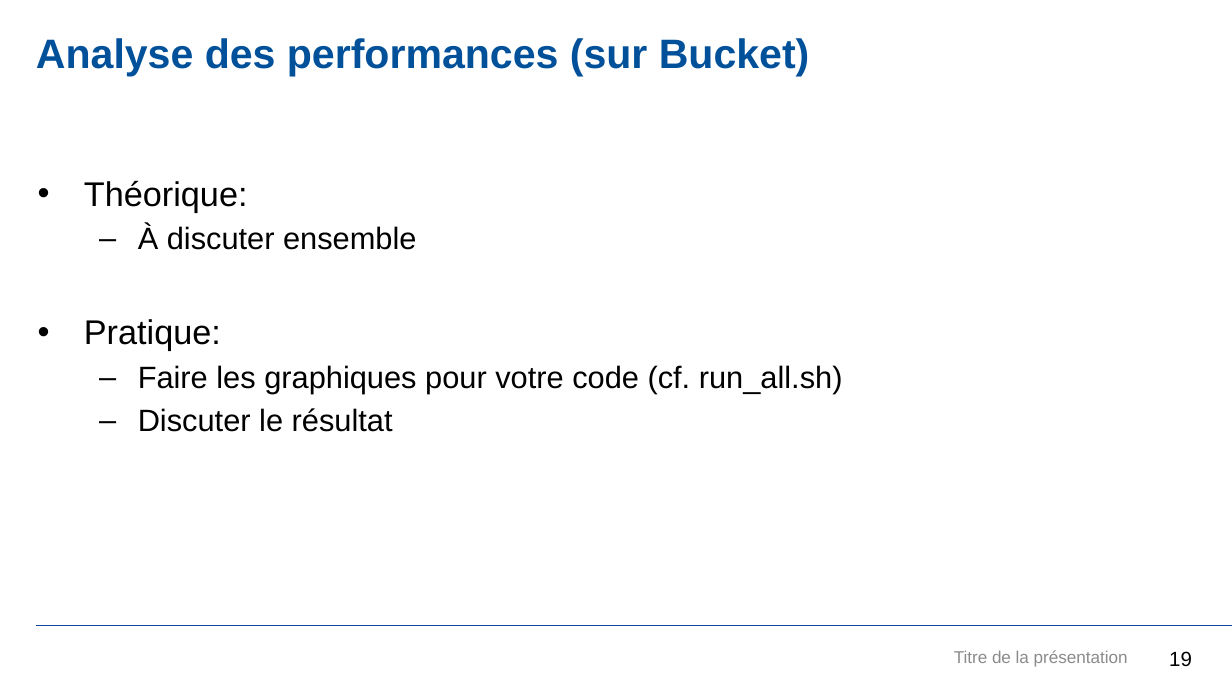
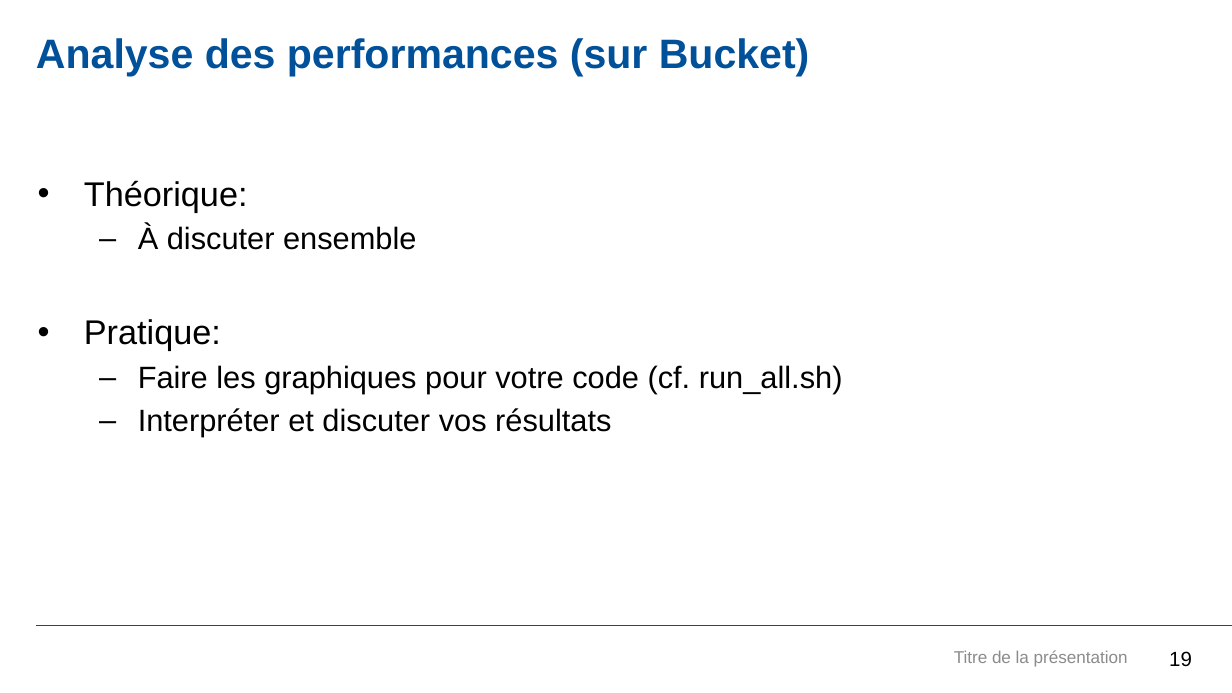
Before and after one commit to JDGaraudEnsta/OS202-2024, a slide deck: slide 19 of OS202.pptx. Drawn at 1232x693 pixels with LibreOffice and Linux fonts; fonts in the diff are those of the drawing; background and template pictures are left out. Boxes give left, top, right and bottom in pixels: in the first picture for what was removed or moved away, otherwise in the second. Text is boxed around its words. In the diff, an @@ line names an element or a change of style, - is before the commit and + after.

```diff
--- a/OS202.pptx
+++ b/OS202.pptx
@@ text at bbox=[138, 408, 611, 437]: text changed @@
-  – Discuter le résultat
+  – Interpréter et discuter vos résultats
```
Also in this commit, not shown: 1 other slide changed, 5 slides added.
